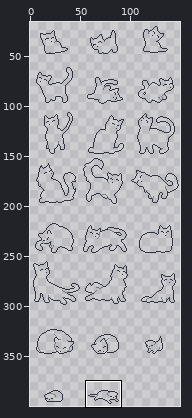
Two states of a sprite sheet, sprites/lineartdead.png. Above: a wide view before the commit, with the close-up outlined.
Close-up. Earlier state:
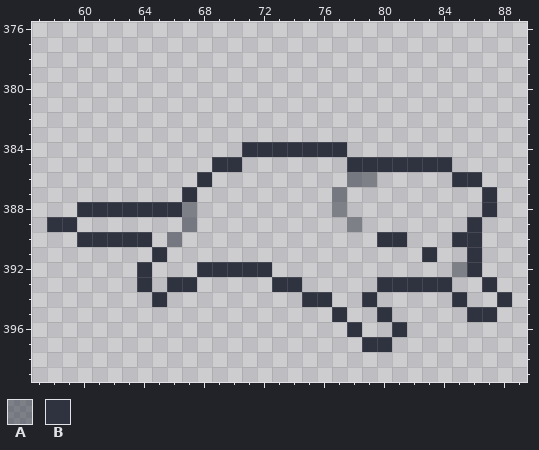
The file is 150x400 pixels. Colours within 5 levels of each other are drawn and written as one. Shown: x 57..89, y 376..399. The wide view leaves out empty margins.
Palette (. is transparent): A #2f334080  B #2f3340
Pixels before, first column x 58:
384 .............BBBBBBB...........
385 ...........BB.......BBBBBBB....
386 ..........B.........AA.....BB..
387 .........B.........A.........B.
388 ..BBBBBBBA.........A.........B.
389 BB.......A..........A.......B..
390 ..BBBBB.A.............BB...BB..
391 .......B.................B..B..
392 ......B...BBBBB............AB..
393 ......B.BB.....BB.....BBBBB..B.
394 .......B.........BB..B.....B..B
395 ...................B..B.....BB.
396 ....................B..B.......
397 .....................BB........
New version:
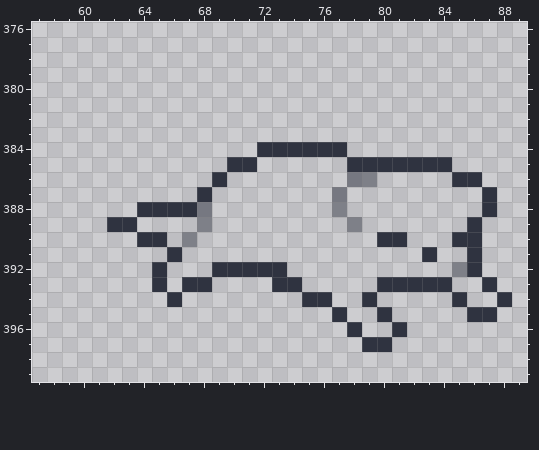
Diff:
Changed rows in their new state; - is an unchanged pixel.
first column x 58:
384 -------------.--
385 -----------.-B--
386 ----------.B----
387 ---------.B-----
388 --....---BA-----
389 ..--BB---.A-----
390 --....-B.A------
391 -------.B-------
392 ------.B--.----B
393 ------.B.-B-----
394 -------.B-------
